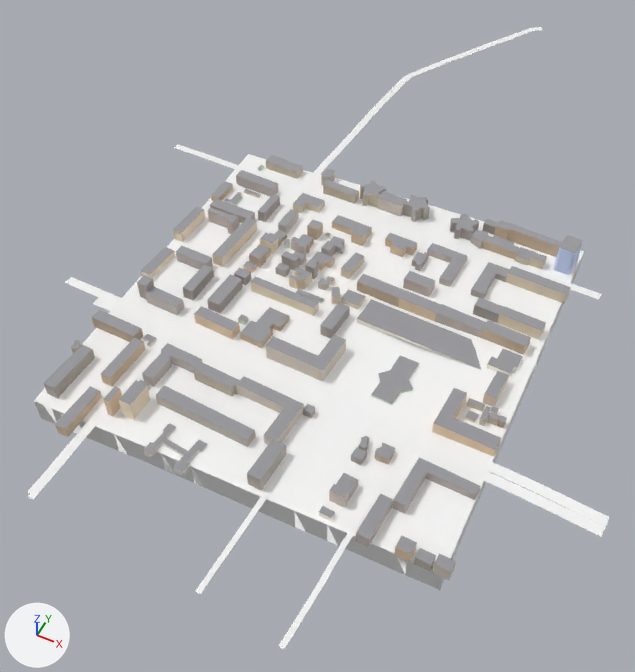
The glTF model public/tiles/1/0_-7.glb as it was, and as the next commit left it.
One viewpoint serves both versions: a camera (50 mm lens) standing at (582.0, 2654.0, 998.0) and looking at (219.0, 3380.0, 90.0). Every picture has the same lights, and +X, +Y and +Z are marked at lower left. The picture after the commit comes second. Where no turn or scale is listed for an object, it has been applied to the vertices. Vertices at exactly the same position are counted once.

In view in the first picture: 't1_0_-7'.
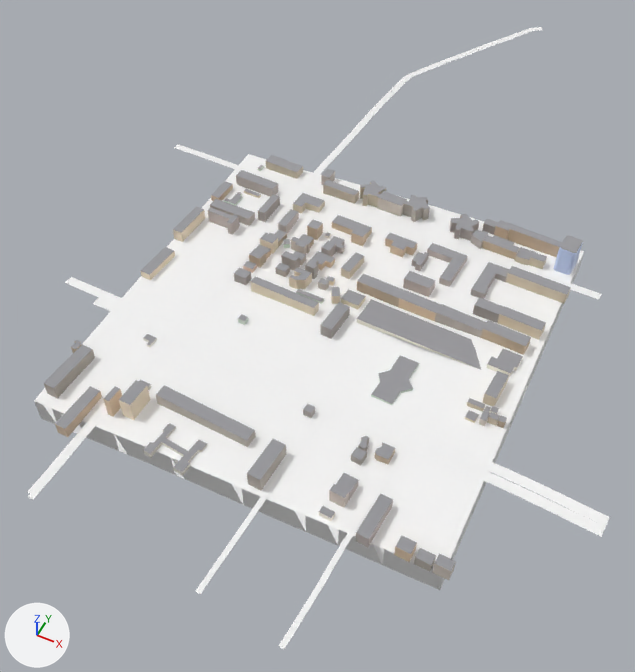
The change in detail:
me_t1_0__7 is used by ob_t1_0__7; location (265.0, 3528.0, 190.0).
me_t1_0__7 had 4730 vertices, 6769 faces and spanned x -377.0..377.0, y -588.0..588.0, z -50.0..50.0.
me_t1_0__7 now has 4554 vertices, 6537 faces and spans x -377.0..377.0, y -588.0..588.0, z -50.0..50.0.
me_t1_0__7 part 1: 16 loose pieces with 176 vertices, spanning x -269.0..247.0, y -411.0..-86.0, z -10.0..20.0, are deleted.
Part 2, on me_t1_0__7:
28 faces are deleted.
28 new faces join them, mat_far_terrain (white #ffffff).
Other edits to the shape of me_t1_0__7 do not show in these pictures.

Changed parts and their boxes (x1, y1, x2, y2) in the pictures (635 x 672 px; the box of a moved part takes in the faces that stretch with it):
part 1 of me_t1_0__7, deleted: before (92, 218, 502, 514)
part 2 of me_t1_0__7, moved or reshaped: (162, 265, 579, 573) in both
